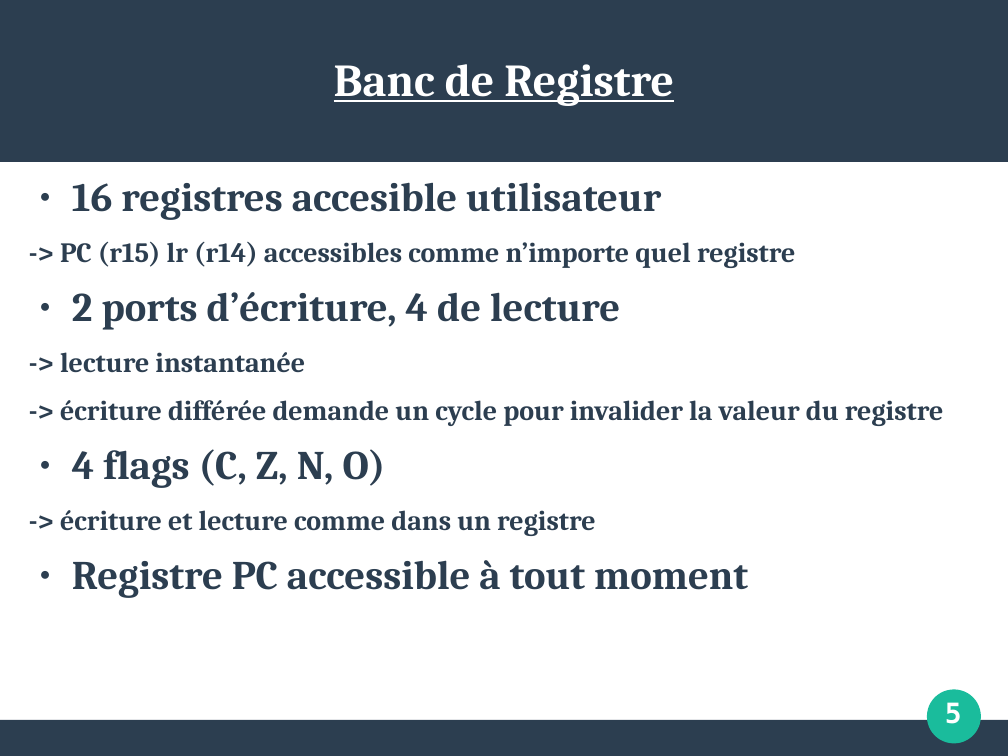
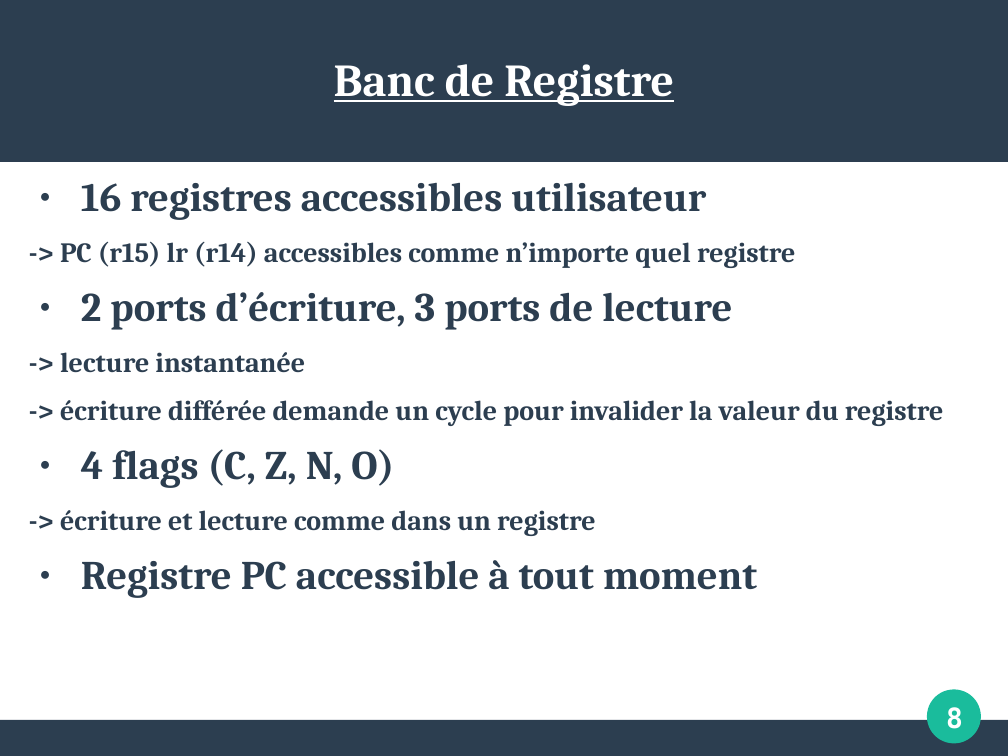
Before and after one commit to maximouth/VHDL, a slide deck: slide 8 of presentation1.odp (slide 5 before the commit). Drawn at 1008x756 pixels with LibreOffice and Linux fonts; fonts in the diff are those of the drawing. Boxes give left, top, right and bottom in pixels: in the first picture for what was removed or moved away, otherwise in the second. Text is boxed around its words. In the diff, an @@ line names an element or a change of style, - is before the commit and + after.

```diff
--- a/presentation1.odp
+++ b/presentation1.odp
@@ text at box(81, 182, 706, 220): text changed @@
-● 16 registres accesible utilisateur
+● 16 registres accessibles utilisateur
@@ text at box(81, 292, 732, 330): text changed @@
-● 2 ports d’écriture, 4 de lecture
+● 2 ports d’écriture, 3 ports de lecture
@@ text removed at box(945, 702, 962, 724) @@
-5
@@ text added at box(946, 707, 963, 729), 22 pt, text #FFFFFF, bold @@
+8
```
Also in this commit, not shown: 10 other slides changed, 9 slides added, 4 slides removed.
